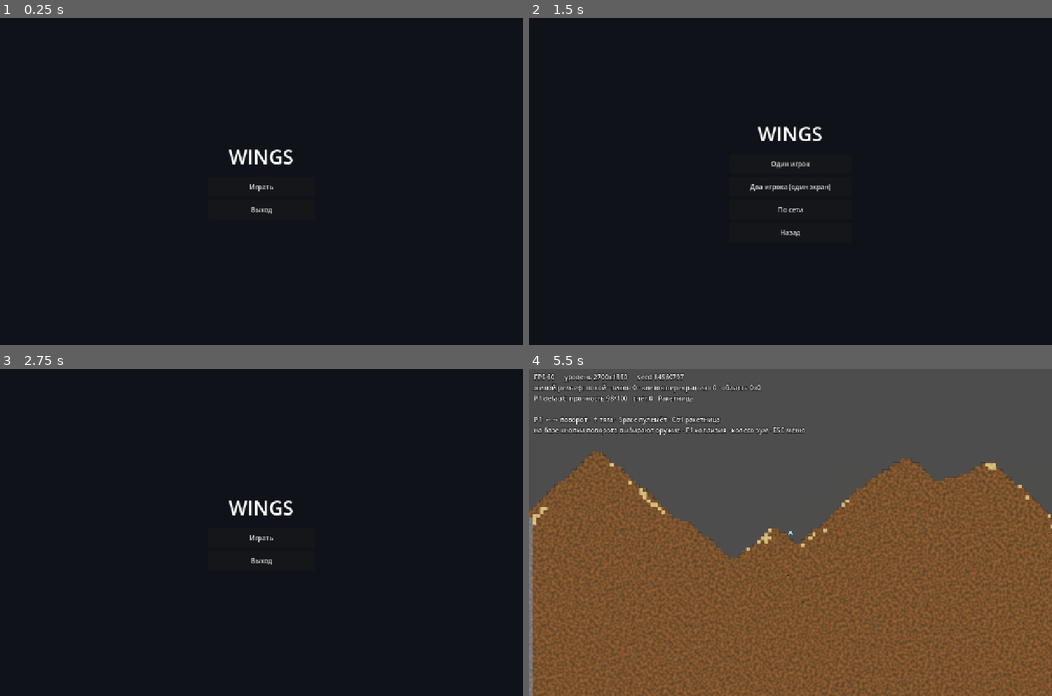
Above: before the commit, frames 1-4 (two rows, left to right).
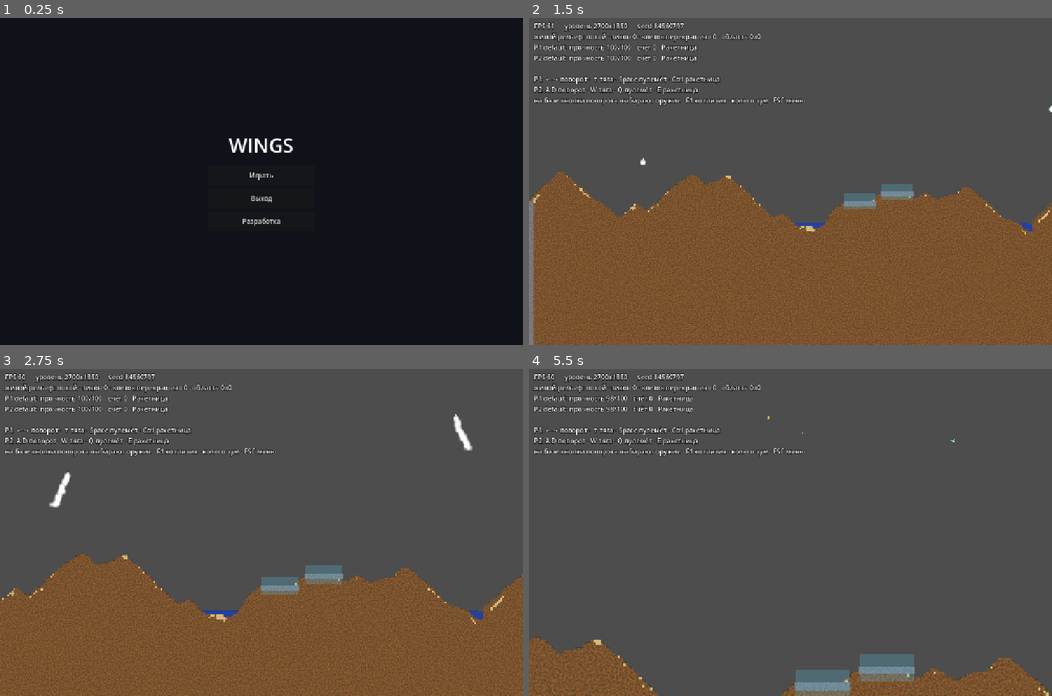
Above: after the commit, the same moments.

Repository: apbrandom/Scoria
Game: Godot game, scene res://scenes/menu/main_menu.tscn
The game is run twice, just before and just after one commit, with the same random seed, the same clock (stepped at 60 frames per second) and the same inputs.
Inputs (mouse positions are in pixels of both pictures, inside the frame that each line leads up to):
- Up to frame 1 (0.25 s): no input
- Up to frame 2 (1.5 s): click (790, 220) at 0.5 s, where only the run after the commit has a clickable "Разработка"; click (790, 188) at 1.25 s, where only the run after the commit has a clickable "Симуляция ботов"
- Up to frame 3 (2.75 s): click (261, 584) at 2 s, where only the run before the commit has a clickable "Назад"
- Up to frame 4 (5.5 s): click (790, 539) at 2.75 s, where only the run before the commit has a clickable "Играть"; click (790, 516) at 3.5 s, where only the run before the commit has a clickable "Один игрок"; tap Enter at 4.25 s; move the mouse to (905, 516) at 4.27 s; tap R at 4.35 s; click (905, 516) at 4.42 s; move the mouse to (685, 548) at 5.02 s; tap 1 at 5.1 s; click (685, 548) at 5.17 s

The runs differ from the first frame. In frame 1, 0.8% of the frame differs, in the area x 43-56%, y 36-64%; in frame 2, 100%; in frame 3, 100%, in the area x 0-100%, y 0-100%; in frame 4, 58%.

Commit message:
feat(menu): раздел «Разработка» — запуск симуляции ботов и физики
Кнопка «Разработка» скрыта в release-сборке (OS.has_feature("debug") — истинен
в редакторе и debug-экспорте, ложен только в release-шаблоне, сверено с офиц.
доками по feature tags), видна в editor/debug.

«Симуляция ботов» — не новая сцена: тот же боевой level.tscn с
player_count=2/bot_count=2, путь уже собран и проверен в §53. «Симуляция
физики» — ссылка на существующую tools/sand_playground.tscn. Никакой новой
игровой логики, только настройка GameRules перед change_scene_to_file, тем же
паттерном, что у остальных пунктов меню.

tools/test_menu.gd дополнен тем же паттерном, что уже был (переходы через
видимость, запись в GameRules через _set_*, без реального change_scene_to_file
в тесте) — 22 проверки (было 15). Полная регрессия: 16 наборов, 335 проверок
зелёные. Проверено глазами (notes/img/menu_*.png) — бой ботов реально идёт
через 2 секунды после захода со кнопки меню.

Co-Authored-By: Claude Sonnet 5 <noreply@anthropic.com>

Diff:
--- a/Wings-clone/scenes/menu/main_menu.gd
+++ b/Wings-clone/scenes/menu/main_menu.gd
@@ -17,17 +17,29 @@
 ## расчёт на два окна ОДНОГО компьютера (Debug → Customize Run Instances →
 ## Enable Multiple Instances) — для другого адреса по-прежнему нужен CLI-флаг
 ## `-- --join=<ip>`, меню его не заменяет.
+##
+## Раздел «Разработка» (ниже) — служебные прогоны для заказчика/разработки,
+## В РЕЛИЗ НЕ ИДЁТ: кнопка скрыта в export-сборке release-шаблоном и видна
+## только в editor/debug-сборке (OS.has_feature("debug") — штатный тег Godot,
+## "Running on a debug build (including the editor)", истинен и в редакторе, и
+## в debug-экспорте, ложен только в release-шаблоне для настоящего релиза).
 extends Control
 
 const LEVEL_SCENE := "res://scenes/level/level.tscn"
 const NET_PLAYGROUND_SCENE := "res://scenes/level/net_playground.tscn"
+const SAND_PLAYGROUND_SCENE := "res://tools/sand_playground.tscn"
 
 @onready var _main_buttons: Control = %MainButtons
 @onready var _mode_buttons: Control = %ModeButtons
 @onready var _net_buttons: Control = %NetButtons
+@onready var _dev_button: Control = %DevButton
+@onready var _dev_buttons: Control = %DevButtons
 
 
 func _ready() -> void:
+	# Не visible=false в самой .tscn — тогда кнопка была бы скрыта и в
+	# editor/debug тоже, где её как раз и нужно видеть.
+	_dev_button.visible = OS.has_feature("debug")
 	_show_main()
 
 
@@ -95,19 +107,55 @@
 	get_tree().quit()
 
 
+func _on_dev_pressed() -> void:
+	_show_dev()
+
+
+func _on_dev_back_pressed() -> void:
+	_show_main()
+
+
+## Смотреть бой ботов — это НЕ отдельная сцена, а тот же боевой level.tscn с
+## обоими кораблями под ИИ: путь уже собран и проверен (GameRules.bot_count,
+## scripts/input/ai_input.gd, devlog §53), здесь только настройка перед
+## change_scene_to_file — тот же паттерн, что у остальных пунктов меню.
+func _on_bot_sim_pressed() -> void:
+	_set_bot_simulation()
+	get_tree().change_scene_to_file(LEVEL_SCENE)
+
+
+func _on_physics_sim_pressed() -> void:
+	get_tree().change_scene_to_file(SAND_PLAYGROUND_SCENE)
+
+
+func _set_bot_simulation() -> void:
+	GameRules.player_count = 2
+	GameRules.bot_count = 2
+
+
 func _show_main() -> void:
 	_main_buttons.visible = true
 	_mode_buttons.visible = false
 	_net_buttons.visible = false
+	_dev_buttons.visible = false
 
 
 func _show_modes() -> void:
 	_main_buttons.visible = false
 	_mode_buttons.visible = true
 	_net_buttons.visible = false
+	_dev_buttons.visible = false
 
 
 func _show_net() -> void:
 	_main_buttons.visible = false
 	_mode_buttons.visible = false
 	_net_buttons.visible = true
+	_dev_buttons.visible = false
+
+
+func _show_dev() -> void:
+	_main_buttons.visible = false
+	_mode_buttons.visible = false
+	_net_buttons.visible = false
+	_dev_buttons.visible = true
--- a/Wings-clone/scenes/menu/main_menu.tscn
+++ b/Wings-clone/scenes/menu/main_menu.tscn
@@ -56,6 +56,12 @@
 custom_minimum_size = Vector2(260, 48)
 text = "Выход"
 
+[node name="DevButton" type="Button" parent="Center/Root/MainButtons"]
+unique_name_in_owner = true
+layout_mode = 2
+custom_minimum_size = Vector2(260, 48)
+text = "Разработка"
+
 [node name="ModeButtons" type="VBoxContainer" parent="Center/Root"]
 unique_name_in_owner = true
 visible = false
@@ -111,8 +117,38 @@
 custom_minimum_size = Vector2(300, 48)
 text = "Назад"
 
+[node name="DevButtons" type="VBoxContainer" parent="Center/Root"]
+unique_name_in_owner = true
+visible = false
+layout_mode = 2
+theme_override_constants/separation = 8
+
+[node name="Hint" type="Label" parent="Center/Root/DevButtons"]
+layout_mode = 2
+theme_override_colors/font_color = Color(0.8, 0.8, 0.8, 1)
+horizontal_alignment = 1
+text = "Служебные прогоны — в релизной сборке этого раздела нет"
+autowrap_mode = 2
+custom_minimum_size = Vector2(300, 0)
+
+[node name="BotSim" type="Button" parent="Center/Root/DevButtons"]
+layout_mode = 2
+custom_minimum_size = Vector2(300, 48)
+text = "Симуляция ботов"
+
+[node name="PhysicsSim" type="Button" parent="Center/Root/DevButtons"]
+layout_mode = 2
+custom_minimum_size = Vector2(300, 48)
+text = "Симуляция физики (песочница)"
+
+[node name="Back" type="Button" parent="Center/Root/DevButtons"]
+layout_mode = 2
+custom_minimum_size = Vector2(300, 48)
+text = "Назад"
+
 [connection signal="pressed" from="Center/Root/MainButtons/Play" to="." method="_on_play_pressed"]
 [connection signal="pressed" from="Center/Root/MainButtons/Exit" to="." method="_on_exit_pressed"]
+[connection signal="pressed" from="Center/Root/MainButtons/DevButton" to="." method="_on_dev_pressed"]
 [connection signal="pressed" from="Center/Root/ModeButtons/Single" to="." method="_on_single_pressed"]
 [connection signal="pressed" from="Center/Root/ModeButtons/LocalTwo" to="." method="_on_local_two_pressed"]
 [connection signal="pressed" from="Center/Root/ModeButtons/Network" to="." method="_on_network_pressed"]
@@ -120,3 +156,6 @@
 [connection signal="pressed" from="Center/Root/NetButtons/Host" to="." method="_on_host_pressed"]
 [connection signal="pressed" from="Center/Root/NetButtons/Join" to="." method="_on_join_pressed"]
 [connection signal="pressed" from="Center/Root/NetButtons/Back" to="." method="_on_net_back_pressed"]
+[connection signal="pressed" from="Center/Root/DevButtons/BotSim" to="." method="_on_bot_sim_pressed"]
+[connection signal="pressed" from="Center/Root/DevButtons/PhysicsSim" to="." method="_on_physics_sim_pressed"]
+[connection signal="pressed" from="Center/Root/DevButtons/Back" to="." method="_on_dev_back_pressed"]
--- a/Wings-clone/tools/test_menu.gd
+++ b/Wings-clone/tools/test_menu.gd
@@ -39,10 +39,18 @@
 	var main_buttons: Control = menu.get_node("%MainButtons")
 	var mode_buttons: Control = menu.get_node("%ModeButtons")
 	var net_buttons: Control = menu.get_node("%NetButtons")
+	var dev_button: Control = menu.get_node("%DevButton")
+	var dev_buttons: Control = menu.get_node("%DevButtons")
 
 	_check("после _ready() виден MainButtons", main_buttons.visible)
 	_check("ModeButtons скрыт изначально", not mode_buttons.visible)
 	_check("NetButtons скрыт изначально", not net_buttons.visible)
+	_check("DevButtons скрыт изначально", not dev_buttons.visible)
+	# headless-запуск здесь — это debug-сборка (запускается движком без экспорта,
+	# см. шапку main_menu.gd про OS.has_feature("debug")), поэтому кнопка обязана
+	# быть видна — иначе тест не поймает, если условие видимости перевернули.
+	_check("кнопка «Разработка» видна в debug-сборке (headless — она же)",
+		dev_button.visible)
 
 	menu._on_play_pressed()
 	_check("Играть -> показывает ModeButtons", mode_buttons.visible)
@@ -59,6 +67,14 @@
 	menu._on_back_pressed()
 	_check("Назад -> возврат к MainButtons", main_buttons.visible)
 	_check("Назад -> скрывает ModeButtons", not mode_buttons.visible)
+
+	menu._on_dev_pressed()
+	_check("Разработка -> показывает DevButtons", dev_buttons.visible)
+	_check("Разработка -> скрывает MainButtons", not main_buttons.visible)
+
+	menu._on_dev_back_pressed()
+	_check("Назад (из разработки) -> возврат к MainButtons", main_buttons.visible)
+	_check("Назад (из разработки) -> скрывает DevButtons", not dev_buttons.visible)
 
 	# Запись в GameRules проверяем через _set_*() — НЕ через полные
 	# _on_*_pressed(). Первая попытка так и была написана "в лоб" и вскрыла
@@ -90,4 +106,13 @@
 	_check("Присоединиться -> GameRules.net_forced_role = \"join\"", GameRules.net_forced_role == "join",
 		"net_forced_role=%s" % GameRules.net_forced_role)
 
+	# Симуляция ботов — это не отдельный игровой режим, а level.tscn с обоими
+	# кораблями под ИИ (путь GameRules.bot_count уже проверен tools/test_ai.gd);
+	# здесь проверяем только то, что действительно принадлежит меню — запись.
 	GameRules.reset()
+	menu._set_bot_simulation()
+	_check("Симуляция ботов -> player_count=2, bot_count=2",
+		GameRules.player_count == 2 and GameRules.bot_count == 2,
+		"player_count=%d bot_count=%d" % [GameRules.player_count, GameRules.bot_count])
+
+	GameRules.reset()
Not shown, changed: notes/devlog.md
Not shown, added: notes/img/menu_bot_sim_level.png
Not shown, added: notes/img/menu_dev_section.png
Not shown, changed: notes/roadmap.md
